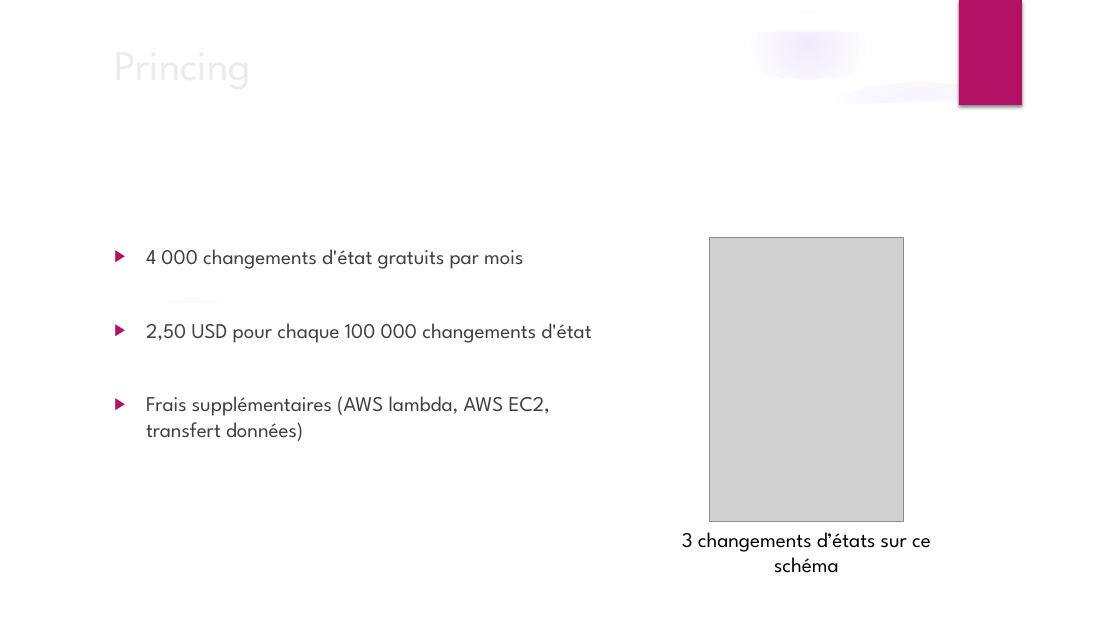
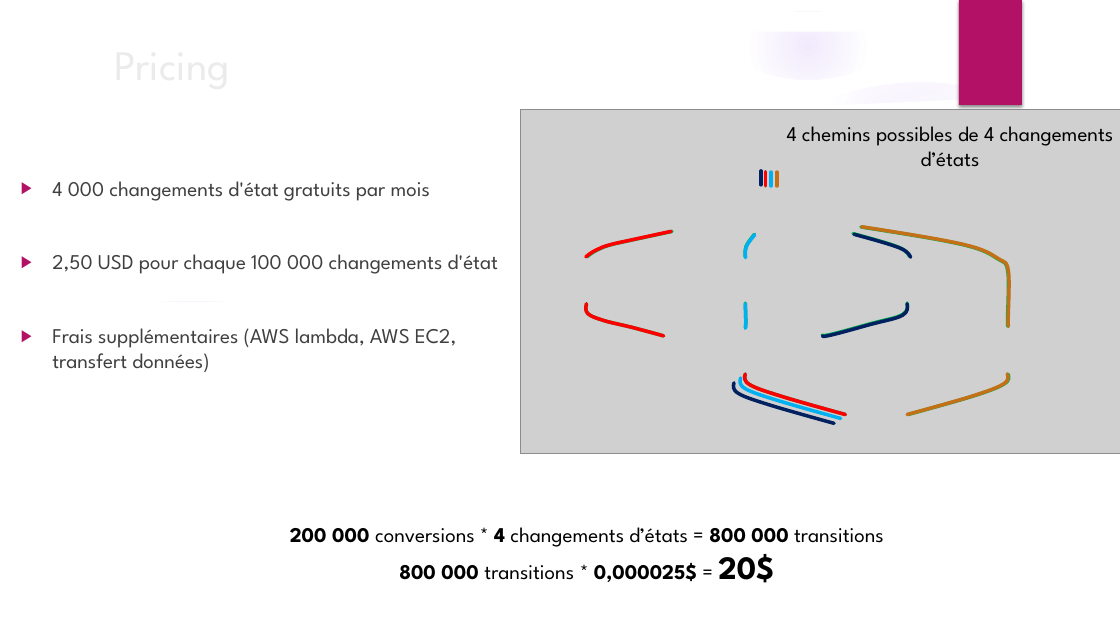
Before and after one commit to jerep6/aws-lambda, a slide deck: slide 26 of xke-stepfunctions.pptx. Drawn at 1120x630 pixels with LibreOffice and Linux fonts; fonts in the diff are those of the drawing; grey boxes stand for pictures; background and template pictures are left out. Boxes give left, top, right and bottom in pixels: in the first picture for what was removed or moved away, otherwise in the second. Text is boxed around its words. In the diff, an @@ line names an element or a change of style, - is before the commit and + after.

Commit message:
presentation for xke

```diff
--- a/xke-stepfunctions.pptx
+++ b/xke-stepfunctions.pptx
@@ title at [106,32,911,97]: text changed @@
-Princing
+Pricing
@@ picture added at [521,109,1120,454] @@
@@ text at [787,126,1114,167]: text changed @@
-3 changements d’états sur ce schéma
+4 chemins possibles de 4 changements d’états
@@ text "4 000 changements d'état gratuits ...": place and size @@
-text "4 000 changements d'état gratuits ..." at [146,249,591,441]
+text "4 000 changements d'état gratuits ..." at [52,181,498,372]
@@ freeform shape added at [761,171,761,185], outline #002060 3 pt @@
@@ freeform shape added at [765,172,765,187], outline #00B050 3 pt @@
@@ freeform shape added at [765,172,765,187], outline #FF0000 3 pt @@
@@ freeform shape added at [771,172,771,187], outline #00B0F0 3 pt @@
@@ freeform shape added at [777,172,777,187], outline #C47016 3 pt @@
@@ freeform shape added at [586,231,670,256], outline #FF0000 3 pt @@
@@ freeform shape added at [587,231,672,256], outline #00B050 3 pt @@
@@ picture removed at [710,238,903,522] @@
@@ freeform shape added at [745,234,755,257], outline #00B050 3 pt @@
@@ freeform shape added at [745,234,755,257], outline #00B0F0 3 pt @@
@@ freeform shape added at [853,234,909,256], outline #00B050 3 pt @@
@@ freeform shape added at [854,234,911,257], outline #002060 3 pt @@
@@ freeform shape added at [861,227,1009,327], outline #00B050 3 pt @@
@@ freeform shape added at [862,227,1010,327], outline #C47016 3 pt @@
@@ freeform shape added at [586,304,664,336], outline #00B050 3 pt @@
@@ freeform shape added at [586,304,664,336], outline #FF0000 3 pt @@
@@ freeform shape added at [745,303,746,328], outline #00B050 3 pt @@
@@ freeform shape added at [745,304,746,329], outline #00B0F0 3 pt @@
@@ freeform shape added at [823,303,907,336], outline #00B050 3 pt @@
@@ freeform shape added at [823,304,907,337], outline #002060 3 pt @@
@@ freeform shape added at [734,383,834,423], outline #002060 3 pt @@
@@ freeform shape added at [740,378,841,418], outline #00B0F0 3 pt @@
@@ freeform shape added at [745,374,846,414], outline #00B050 3 pt @@
@@ freeform shape added at [745,374,846,414], outline #FF0000 3 pt @@
@@ freeform shape added at [907,374,1008,414], outline #C47016 3 pt @@
@@ freeform shape added at [908,374,1009,414], outline #00B050 3 pt @@
@@ text added at [290,527,884,583], 18 pt, text #000000 @@
+200 000 conversions * 4 changements d’états = 800 000 transitions
+800 000 transitions * 0,000025$ = 20$
```
